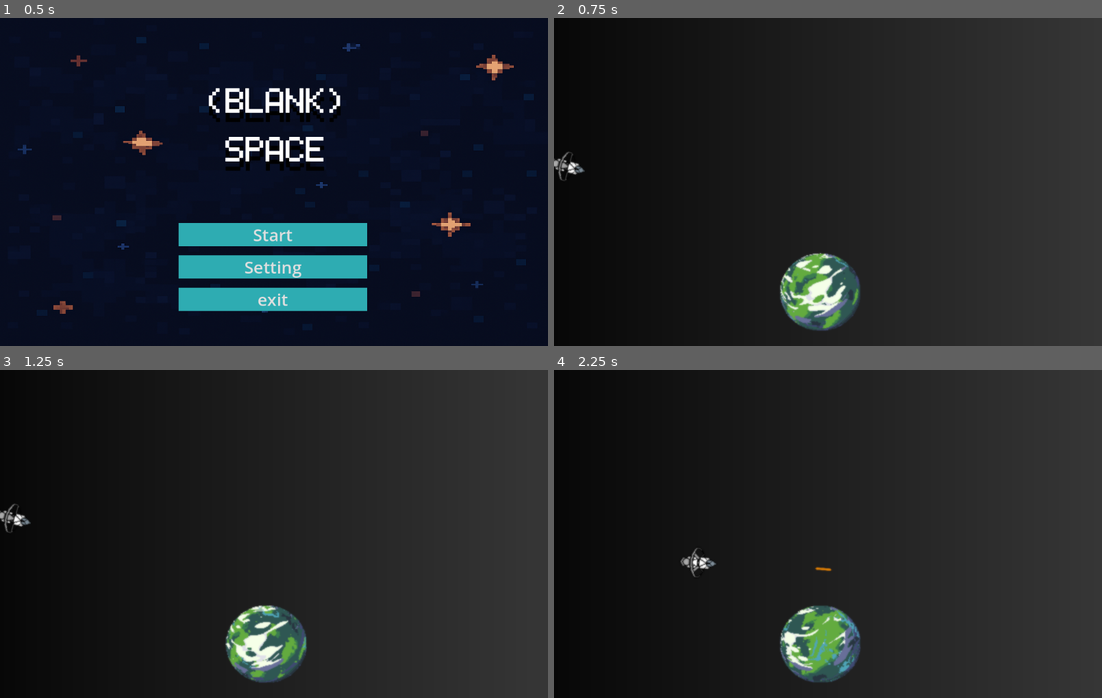
Above: before the commit, frames 1-4 (two rows, left to right).
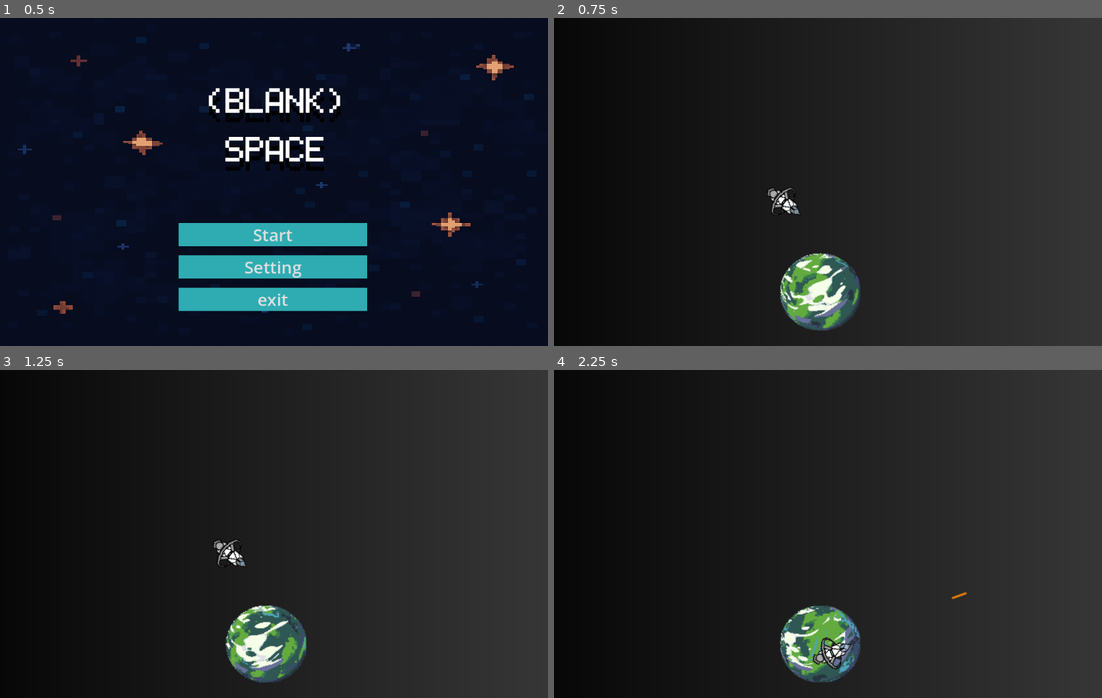
Above: after the commit, the same moments.

Repository: adamsutan/project-space-game
Game: Godot game, scene res://main menu.tscn
Same seed, same stepped clock (60 frames per second), same inputs: the game is played once before the commit and once after it.
Inputs (mouse positions are in pixels of both pictures, inside the frame that each line leads up to):
- Up to frame 1 (0.5 s): no input
- Up to frame 2 (0.75 s): click "Start" at 0.5 s
- Up to frame 3 (1.25 s): no input
- Up to frame 4 (2.25 s): move the mouse to (800, 599) at 1.27 s; hold Shift (boost) 1.28-2.03 s; hold W (thrust_forward) from 1.28 s (still down); move the mouse to (992, 583) at 2.02 s; click (992, 583) at 2.1 s

Frame 1 is identical in both runs. In frame 2, 0.5% of the frame differs, in the area x 0-54%, y 40-93%; in frame 3, 0.5%; in frame 4, 0.7%, in the area x 23-76%, y 54-95%.

Commit message:
fix invisible pause menu option during gameplay, fix movement axis

Diff:
--- a/flying test.tscn
+++ b/flying test.tscn
@@ -2,7 +2,7 @@
 
 [ext_resource type="Script" uid="uid://d4gnp6oxmof4r" path="res://node_2d.gd" id="1_2rouq"]
 [ext_resource type="Script" uid="uid://brbn61eds2y68" path="res://ship.gd" id="2_musmr"]
-[ext_resource type="Texture2D" uid="uid://c1bjgetqa20gu" path="res://assets/spaceship/spaceship_new_vertical.png" id="3_olrgg"]
+[ext_resource type="Texture2D" uid="uid://bxb3k23e4kvr6" path="res://assets/spaceship/spaceship_new.png" id="4_olrgg"]
 [ext_resource type="PackedScene" uid="uid://dfrqg1tispa1f" path="res://pause_menu.tscn" id="5_musmr"]
 [ext_resource type="Texture2D" uid="uid://b0us3acdt2jog" path="res://assets/planet/3768899871.png" id="5_olrgg"]
 
@@ -365,12 +365,12 @@
 }]
 
 [sub_resource type="AtlasTexture" id="AtlasTexture_iyywy"]
-atlas = ExtResource("3_olrgg")
-region = Rect2(0, 0, 128, 108)
+atlas = ExtResource("4_olrgg")
+region = Rect2(0, 0, 128, 128)
 
 [sub_resource type="AtlasTexture" id="AtlasTexture_pe0x1"]
-atlas = ExtResource("3_olrgg")
-region = Rect2(0, 108, 128, 108)
+atlas = ExtResource("4_olrgg")
+region = Rect2(128, 0, 128, 128)
 
 [sub_resource type="SpriteFrames" id="SpriteFrames_bmdv0"]
 animations = [{
@@ -383,7 +383,7 @@
 }],
 "loop": true,
 "name": &"default",
-"speed": 9.0
+"speed": 8.0
 }]
 
 [sub_resource type="CapsuleShape2D" id="CapsuleShape2D_olrgg"]
@@ -408,15 +408,15 @@
 frame_progress = 0.51418
 
 [node name="Ship" type="CharacterBody2D" parent="."]
-position = Vector2(25, 324)
+position = Vector2(500, 400)
 script = ExtResource("2_musmr")
 
 [node name="AnimatedSprite2D" type="AnimatedSprite2D" parent="Ship"]
 position = Vector2(-4, 1)
+rotation = 1.5707964
 scale = Vector2(0.9140625, 1.0092592)
 sprite_frames = SubResource("SpriteFrames_bmdv0")
 autoplay = "default"
-frame_progress = 0.6353088
 
 [node name="CollisionShape2D" type="CollisionShape2D" parent="Ship"]
 position = Vector2(3, 0)
@@ -434,6 +434,6 @@
 
 [node name="CanvasLayer" type="CanvasLayer" parent="."]
 
-[node name="Pause menu" parent="CanvasLayer" instance=ExtResource("5_musmr")]
+[node name="PauseMenu" parent="CanvasLayer" instance=ExtResource("5_musmr")]
 
 [connection signal="visibility_changed" from="CanvasLayer" to="." method="_on_canvas_layer_visibility_changed"]
--- a/pause_menu.gd
+++ b/pause_menu.gd
@@ -2,14 +2,17 @@
 
 func _ready() -> void:
 	$AnimationPlayer.play("RESET")
+	set_visible(false)
 
 
 func resume():
+	set_visible(false)
 	get_tree().paused = false
 	$AnimationPlayer.play_backwards("blur")
 
 func pause():
 	get_tree().paused = true
+	set_visible(true)
 	$AnimationPlayer.play("blur")
 
 func testpause():
--- a/project.godot
+++ b/project.godot
@@ -74,7 +74,3 @@
 "events": [Object(InputEventKey,"resource_local_to_scene":false,"resource_name":"","device":0,"window_id":0,"alt_presse …(194 unchanged characters)…
 ]
 }
-
-[rendering]
-
-renderer/rendering_method="mobile"
--- a/ship.gd
+++ b/ship.gd
@@ -22,33 +22,32 @@
 	if Input.is_action_just_pressed("shoot"):
 		fire()
 
-
-
-
 	_boosting = Input.is_action_pressed("boost")
 
 	# --- Arah lokal kapal ---
-	var forward := Vector2.UP.rotated(rotation)     # "hidung" kapal
-	var right := Vector2.RIGHT.rotated(rotation)    # kanan kapal
+	var right := Vector2.UP.rotated(rotation)    # kanan kapal
+	var forward := Vector2.RIGHT.rotated(rotation)  # "hidung" kapal
 
-	## --- Thrust maju/mundur ---
-	#_thrusting = false
-	#if Input.is_action_pressed("thrust_forward"):
-		#accel += forward * thrust_accel
-		#_thrusting = true
-	#elif Input.is_action_pressed("thrust_reverse"):
-		#accel -= forward * reverse_accel
-		#_thrusting = true
+	# --- Thrust dan Strafe menggunakan match-case ---
+	_thrusting = false
 
-#maju mundur pakai strafe. kiri kanan pakai thrust
+	# --- Directional Controls
+	for action in ["thrust_forward", "thrust_reverse", "strafe_left", "strafe_right"]:
+		if Input.is_action_pressed(action):
+			match action:
+				"thrust_forward":
+					accel += forward * thrust_accel
+					_thrusting = true
+				"thrust_reverse":
+					accel -= forward * reverse_accel
+					_thrusting = true
+				"strafe_left":
+					accel -= right * strafe_accel
+					_thrusting = true
+				"strafe_right":
+					accel += right * strafe_accel
+					_thrusting = true
 
-	# --- Strafe kiri/kanan (A/D) ---
-	if Input.is_action_pressed("thrust_reverse"):
-		accel -= right * strafe_accel
-		_thrusting = true
-	if Input.is_action_pressed("thrust_forward"):
-		accel += right * strafe_accel
-		_thrusting = true
 
 	# --- Boost memengaruhi accel & top speed ---
 	var boost_mul := boost_multiplier if _boosting else 1.0
Binary file added: assets/spaceship/spaceship_new.png
Not shown, added: assets/spaceship/spaceship_new.png.import
